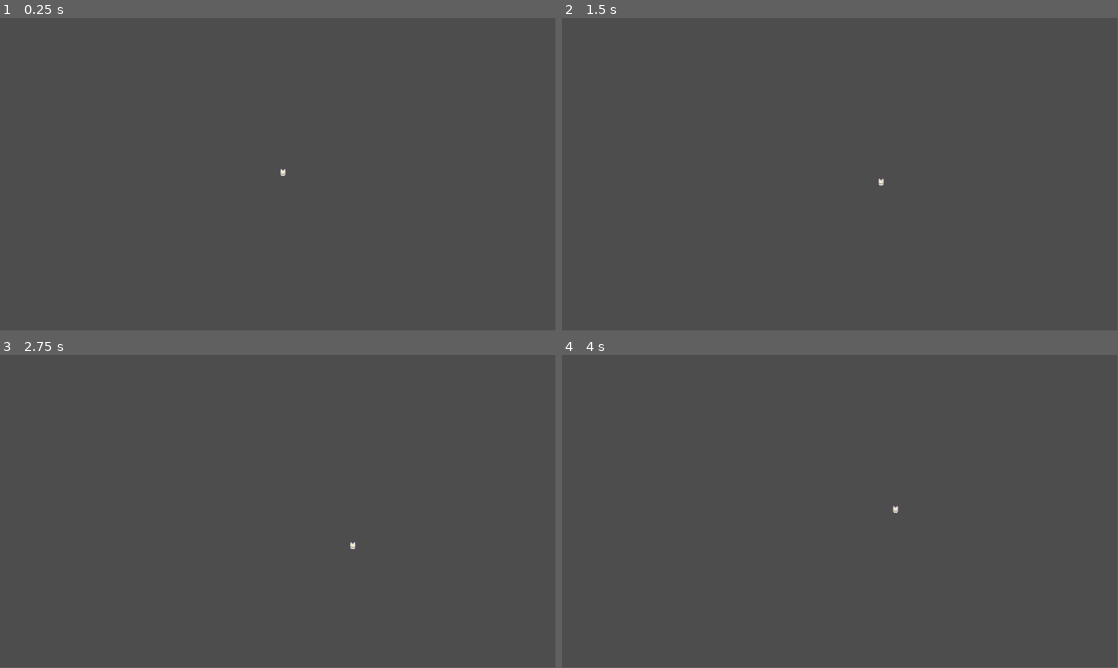
Above: before the commit, frames 1-4 (two rows, left to right).
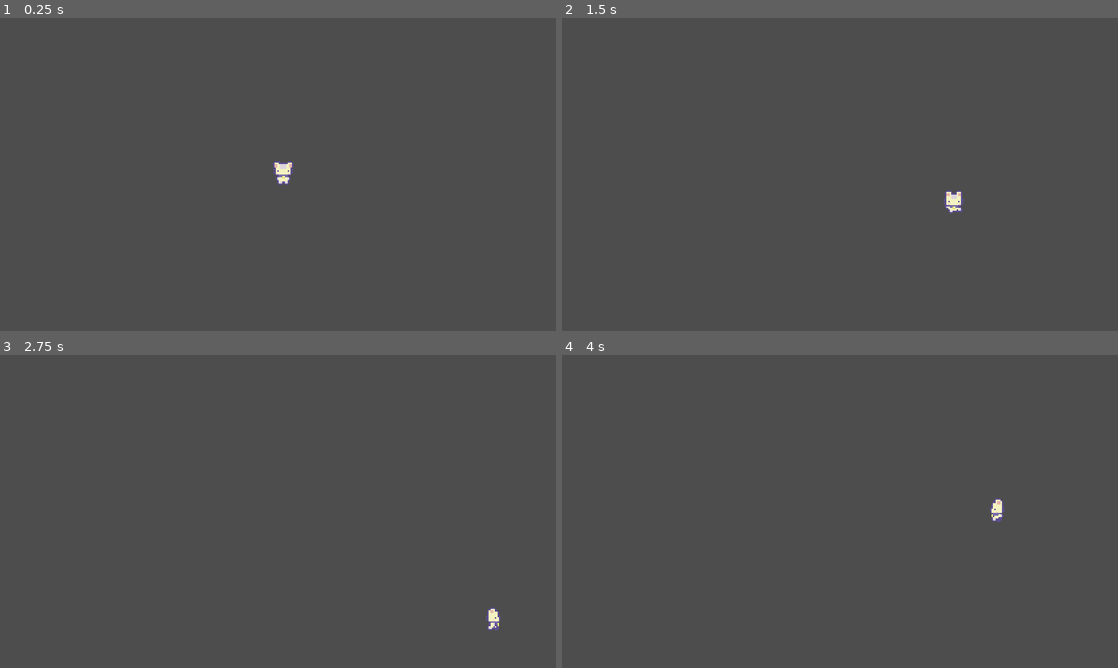
Above: after the commit, the same moments.

Repository: leafboo/first-game
Game: Godot game, scene res://Levels/game_level.tscn
Two runs of this game, one before a commit and one after it. Both use one fixed random seed, a clock stepped at 60 frames per second and the inputs below.
Inputs:
- Up to frame 1 (0.25 s): no input
- Up to frame 2 (1.5 s): hold D (right) 0.53-1.28 s; hold S (down) from 1.28 s (still down)
- Up to frame 3 (2.75 s): release S (down) at 2.03 s; hold D (right) from 2.03 s (still down)
- Up to frame 4 (4 s): release D (right) at 2.78 s; hold W (up) 2.78-3.53 s; hold A (left) from 3.53 s (still down)
In our replay, the window is 799x449 before the commit and 800x450 after it. These sizes can differ from the game's own. Grey fills any space a smaller window leaves; there, only what the larger window draws over its background counts as a difference.

The runs differ from the first frame. In frame 1, 0.2% of the frame differs, in the area x 49-53%, y 45-54%; in frame 2, 0.2%, in the area x 56-73%, y 51-63%; in frame 3, 0.2%; in frame 4, 0.2%.

Commit message:
Make the movement animation functional

Diff:
--- a/Characters/player_cat.gd
+++ b/Characters/player_cat.gd
@@ -1,6 +1,9 @@
 extends CharacterBody2D
 
 @export var move_speed: float = 100
+
+
+
 
 func _physics_process(_delta):
 	#Get input direction
@@ -12,5 +15,11 @@
 	# Update velocity
 	velocity = input_direction * move_speed
 
-	# Move and Slice function uses velocity of character body to move character on map
-	move_and_slide()
+	if velocity == Vector2.ZERO:
+		$AnimationTree.get("parameters/playback").travel("Idle")
+	else:
+		$AnimationTree.get("parameters/playback").travel("Walk")
+		$AnimationTree.set("parameters/Idle/blend_position", velocity)
+		$AnimationTree.set("parameters/Walk/blend_position", velocity)
+		# Move and Slice function uses velocity of character body to move character on map
+		move_and_slide()
--- a/Characters/player_cat.tscn
+++ b/Characters/player_cat.tscn
@@ -6,6 +6,21 @@
 [sub_resource type="RectangleShape2D" id="RectangleShape2D_6pffd"]
 size = Vector2(12, 5)
 
+[sub_resource type="Animation" id="Animation_evafi"]
+length = 0.001
+tracks/0/type = "value"
+tracks/0/imported = false
+tracks/0/enabled = true
+tracks/0/path = NodePath("Sprite2D:frame")
+tracks/0/interp = 1
+tracks/0/loop_wrap = true
+tracks/0/keys = {
+"times": PackedFloat32Array(0),
+"transitions": PackedFloat32Array(1),
+"update": 1,
+"values": [0]
+}
+
 [sub_resource type="Animation" id="Animation_mtlp5"]
 resource_name = "idle_down"
 length = 0.4
@@ -23,19 +38,55 @@
 "values": [0, 1]
 }
 
-[sub_resource type="Animation" id="Animation_evafi"]
-length = 0.001
-tracks/0/type = "value"
-tracks/0/imported = false
-tracks/0/enabled = true
-tracks/0/path = NodePath("Sprite2D:frame")
-tracks/0/interp = 1
-tracks/0/loop_wrap = true
-tracks/0/keys = {
-"times": PackedFloat32Array(0),
-"transitions": PackedFloat32Array(1),
-"update": 1,
-"values": [0]
+[sub_resource type="Animation" id="Animation_xla1c"]
+resource_name = "idle_left"
+length = 0.4
+loop_mode = 1
+tracks/0/type = "value"
+tracks/0/imported = false
+tracks/0/enabled = true
+tracks/0/path = NodePath("Sprite2D:frame")
+tracks/0/interp = 1
+tracks/0/loop_wrap = true
+tracks/0/keys = {
+"times": PackedFloat32Array(0, 0.2),
+"transitions": PackedFloat32Array(1, 1),
+"update": 1,
+"values": [8, 9]
+}
+
+[sub_resource type="Animation" id="Animation_r2d2p"]
+resource_name = "idle_right"
+length = 0.4
+loop_mode = 1
+tracks/0/type = "value"
+tracks/0/imported = false
+tracks/0/enabled = true
+tracks/0/path = NodePath("Sprite2D:frame")
+tracks/0/interp = 1
+tracks/0/loop_wrap = true
+tracks/0/keys = {
+"times": PackedFloat32Array(0, 0.2),
+"transitions": PackedFloat32Array(1, 1),
+"update": 1,
+"values": [12, 13]
+}
+
+[sub_resource type="Animation" id="Animation_xlm36"]
+resource_name = "idle_up"
+length = 0.4
+loop_mode = 1
+tracks/0/type = "value"
+tracks/0/imported = false
+tracks/0/enabled = true
+tracks/0/path = NodePath("Sprite2D:frame")
+tracks/0/interp = 1
+tracks/0/loop_wrap = true
+tracks/0/keys = {
+"times": PackedFloat32Array(0, 0.2),
+"transitions": PackedFloat32Array(1, 1),
+"update": 1,
+"values": [4, 5]
 }
 
 [sub_resource type="Animation" id="Animation_c6mx3"]
@@ -55,21 +106,38 @@
 "values": [2, 3]
 }
 
-[sub_resource type="Animation" id="Animation_xlm36"]
-resource_name = "idle_up"
-length = 0.4
-loop_mode = 1
-tracks/0/type = "value"
-tracks/0/imported = false
-tracks/0/enabled = true
-tracks/0/path = NodePath("Sprite2D:frame")
-tracks/0/interp = 1
-tracks/0/loop_wrap = true
-tracks/0/keys = {
-"times": PackedFloat32Array(0, 0.2),
-"transitions": PackedFloat32Array(1, 1),
-"update": 1,
-"values": [4, 5]
+[sub_resource type="Animation" id="Animation_axg6y"]
+resource_name = "walk_left"
+length = 0.4
+loop_mode = 1
+tracks/0/type = "value"
+tracks/0/imported = false
+tracks/0/enabled = true
+tracks/0/path = NodePath("Sprite2D:frame")
+tracks/0/interp = 1
+tracks/0/loop_wrap = true
+tracks/0/keys = {
+"times": PackedFloat32Array(0, 0.2),
+"transitions": PackedFloat32Array(1, 1),
+"update": 1,
+"values": [10, 11]
+}
+
+[sub_resource type="Animation" id="Animation_d3rre"]
+resource_name = "walk_right"
+length = 0.4
+loop_mode = 1
+tracks/0/type = "value"
+tracks/0/imported = false
+tracks/0/enabled = true
+tracks/0/path = NodePath("Sprite2D:frame")
+tracks/0/interp = 1
+tracks/0/loop_wrap = true
+tracks/0/keys = {
+"times": PackedFloat32Array(0, 0.2),
+"transitions": PackedFloat32Array(1, 1),
+"update": 1,
+"values": [14, 15]
 }
 
 [sub_resource type="Animation" id="Animation_hpabb"]
@@ -87,74 +155,6 @@
 "transitions": PackedFloat32Array(1, 1),
 "update": 1,
 "values": [6, 7]
-}
-
-[sub_resource type="Animation" id="Animation_xla1c"]
-resource_name = "idle_left"
-length = 0.4
-loop_mode = 1
-tracks/0/type = "value"
-tracks/0/imported = false
-tracks/0/enabled = true
-tracks/0/path = NodePath("Sprite2D:frame")
-tracks/0/interp = 1
-tracks/0/loop_wrap = true
-tracks/0/keys = {
-"times": PackedFloat32Array(0, 0.2),
-"transitions": PackedFloat32Array(1, 1),
-"update": 1,
-"values": [8, 9]
-}
-
-[sub_resource type="Animation" id="Animation_axg6y"]
-resource_name = "walk_left"
-length = 0.4
-loop_mode = 1
-tracks/0/type = "value"
-tracks/0/imported = false
-tracks/0/enabled = true
-tracks/0/path = NodePath("Sprite2D:frame")
-tracks/0/interp = 1
-tracks/0/loop_wrap = true
-tracks/0/keys = {
-"times": PackedFloat32Array(0, 0.2),
-"transitions": PackedFloat32Array(1, 1),
-"update": 1,
-"values": [10, 11]
-}
-
-[sub_resource type="Animation" id="Animation_r2d2p"]
-resource_name = "idle_right"
-length = 0.4
-loop_mode = 1
-tracks/0/type = "value"
-tracks/0/imported = false
-tracks/0/enabled = true
-tracks/0/path = NodePath("Sprite2D:frame")
-tracks/0/interp = 1
-tracks/0/loop_wrap = true
-tracks/0/keys = {
-"times": PackedFloat32Array(0, 0.2),
-"transitions": PackedFloat32Array(1, 1),
-"update": 1,
-"values": [12, 13]
-}
-
-[sub_resource type="Animation" id="Animation_d3rre"]
-resource_name = "walk_right"
-length = 0.4
-loop_mode = 1
-tracks/0/type = "value"
-tracks/0/imported = false
-tracks/0/enabled = true
-tracks/0/path = NodePath("Sprite2D:frame")
-tracks/0/interp = 1
-tracks/0/loop_wrap = true
-tracks/0/keys = {
-"times": PackedFloat32Array(0, 0.2),
-"transitions": PackedFloat32Array(1, 1),
-"update": 1,
-"values": [14, 15]
 }
 
 [sub_resource type="AnimationLibrary" id="AnimationLibrary_oj2f8"]
@@ -170,10 +170,75 @@
 "walk_up": SubResource("Animation_hpabb")
 }
 
+[sub_resource type="AnimationNodeAnimation" id="AnimationNodeAnimation_svbn1"]
+animation = &"idle_down"
+
+[sub_resource type="AnimationNodeAnimation" id="AnimationNodeAnimation_1raox"]
+animation = &"idle_up"
+
+[sub_resource type="AnimationNodeAnimation" id="AnimationNodeAnimation_dxq8i"]
+animation = &"idle_right"
+
+[sub_resource type="AnimationNodeAnimation" id="AnimationNodeAnimation_leui7"]
+animation = &"idle_left"
+
+[sub_resource type="AnimationNodeBlendSpace2D" id="AnimationNodeBlendSpace2D_5mspp"]
+blend_point_0/node = SubResource("AnimationNodeAnimation_svbn1")
+blend_point_0/pos = Vector2(0, 1.1)
+blend_point_1/node = SubResource("AnimationNodeAnimation_1raox")
+blend_point_1/pos = Vector2(0, -1.1)
+blend_point_2/node = SubResource("AnimationNodeAnimation_dxq8i")
+blend_point_2/pos = Vector2(1, 0)
+blend_point_3/node = SubResource("AnimationNodeAnimation_leui7")
+blend_point_3/pos = Vector2(-1, 0)
+min_space = Vector2(-1, -1.1)
+max_space = Vector2(1, 1.1)
+blend_mode = 1
+
+[sub_resource type="AnimationNodeAnimation" id="AnimationNodeAnimation_cuemg"]
+animation = &"walk_down"
+
+[sub_resource type="AnimationNodeAnimation" id="AnimationNodeAnimation_ok5ec"]
+animation = &"walk_up"
+
+[sub_resource type="AnimationNodeAnimation" id="AnimationNodeAnimation_thjmp"]
+animation = &"walk_right"
+
+[sub_resource type="AnimationNodeAnimation" id="AnimationNodeAnimation_xms73"]
+animation = &"walk_left"
+
+[sub_resource type="AnimationNodeBlendSpace2D" id="AnimationNodeBlendSpace2D_j3s1s"]
+blend_point_0/node = SubResource("AnimationNodeAnimation_cuemg")
+blend_point_0/pos = Vector2(0, 1.1)
+blend_point_1/node = SubResource("AnimationNodeAnimation_ok5ec")
+blend_point_1/pos = Vector2(0, -1.1)
+blend_point_2/node = SubResource("AnimationNodeAnimation_thjmp")
+blend_point_2/pos = Vector2(1, 0)
+blend_point_3/node = SubResource("AnimationNodeAnimation_xms73")
+blend_point_3/pos = Vector2(-1, 0)
+min_space = Vector2(-1, -1.1)
+max_space = Vector2(1, 1.1)
+blend_mode = 1
+
+[sub_resource type="AnimationNodeStateMachineTransition" id="AnimationNodeStateMachineTransition_xl6l1"]
+
+[sub_resource type="AnimationNodeStateMachineTransition" id="AnimationNodeStateMachineTransition_qycml"]
+
+[sub_resource type="AnimationNodeStateMachineTransition" id="AnimationNodeStateMachineTransition_r4mfj"]
+
+[sub_resource type="AnimationNodeStateMachine" id="AnimationNodeStateMachine_8ngqw"]
+states/Idle/node = SubResource("AnimationNodeBlendSpace2D_5mspp")
+states/Idle/position = Vector2(328, 100)
+states/Walk/node = SubResource("AnimationNodeBlendSpace2D_j3s1s")
+states/Walk/position = Vector2(465, 100)
+transitions = ["Idle", "Walk", SubResource("AnimationNodeStateMachineTransition_xl6l1"), "Walk", "Idle", SubResource("AnimationNodeStateMachineTransition_qycml"), "Start", "Idle", SubResource("AnimationNodeStateMachineTransition_r4mfj")]
+
 [node name="PlayerCat" type="CharacterBody2D"]
 script = ExtResource("1_m6a6f")
+move_speed = 300.0
 
 [node name="Sprite2D" type="Sprite2D" parent="."]
+scale = Vector2(3, 3)
 texture = ExtResource("1_l2uyk")
 hframes = 4
 vframes = 4
@@ -188,3 +253,7 @@
 }
 
 [node name="AnimationTree" type="AnimationTree" parent="."]
+tree_root = SubResource("AnimationNodeStateMachine_8ngqw")
+anim_player = NodePath("../AnimationPlayer")
+parameters/Idle/blend_position = Vector2(-0.0296684, 0.491489)
+parameters/Walk/blend_position = Vector2(-0.0157068, 0.269149)
--- a/project.godot
+++ b/project.godot
@@ -14,6 +14,11 @@
 run/main_scene="res://Levels/game_level.tscn"
 config/features=PackedStringArray("4.3", "GL Compatibility")
 config/icon="res://icon.svg"
+
+[display]
+
+window/stretch/mode="canvas_items"
+window/stretch/aspect="expand"
 
 [input]
 
Not shown: 1 places in Characters/player_cat.tscn that only renumber resources
